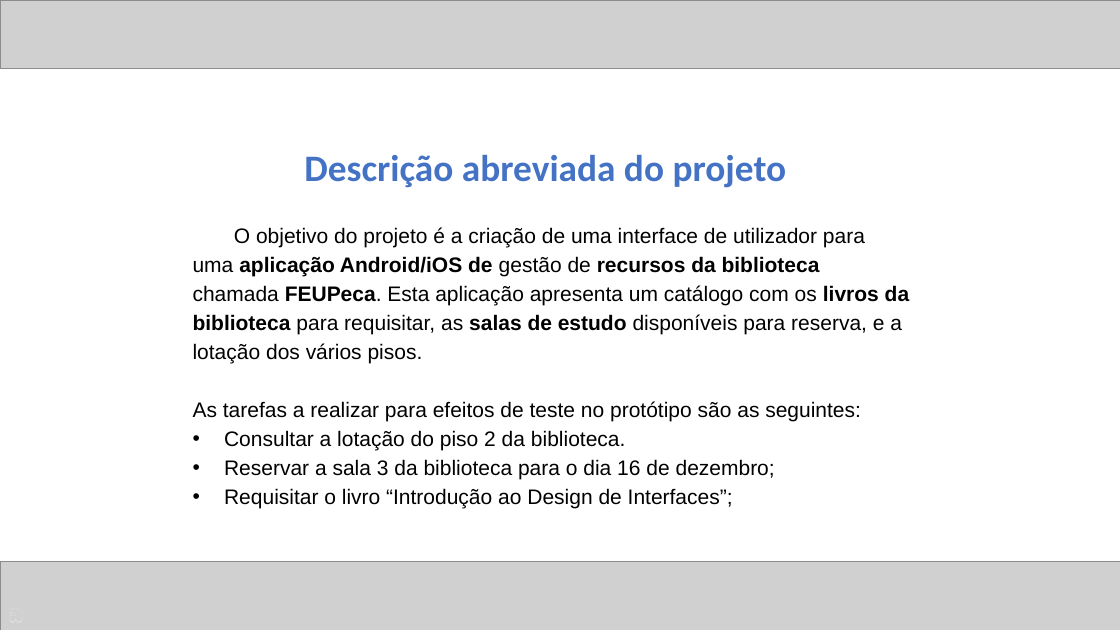
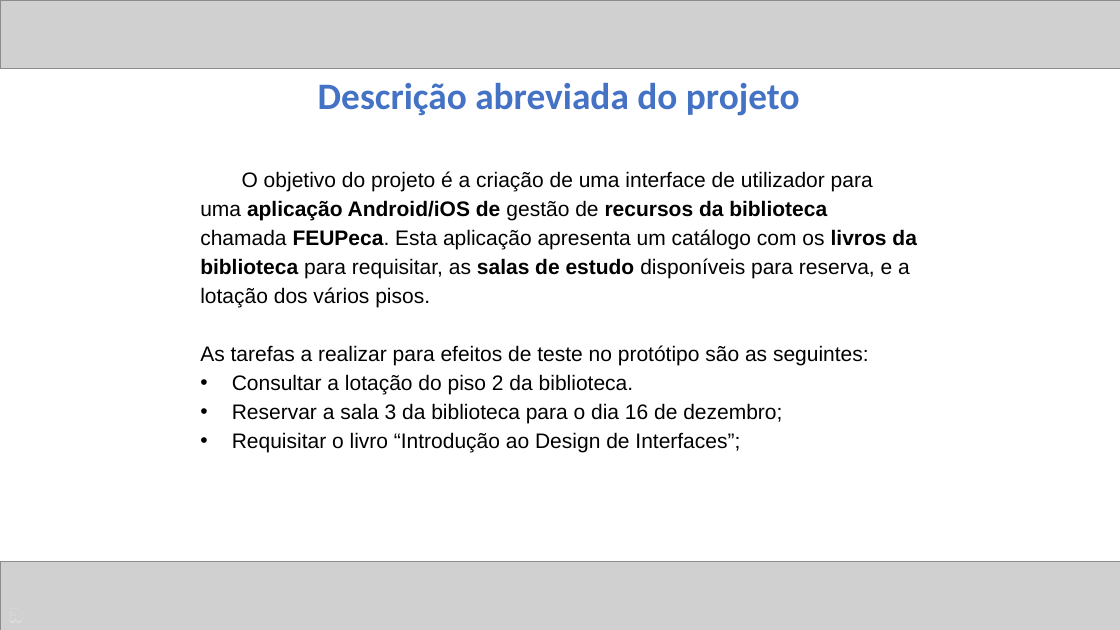
Before and after one commit to ICWeiner/FEUP-IPC, a slide deck: slide 2 of phase3/ipc-phase3-presentation-T07-G3-FEUPeca.pptx. Drawn at 1120x630 pixels with LibreOffice and Linux fonts; fonts in the diff are those of the drawing; grey boxes stand for pictures. Boxes give left, top, right and bottom in pixels: in the first picture for what was removed or moved away, otherwise in the second. Text is boxed around its words. In the diff, an @@ line names an element or a change of style, - is before the commit and + after.

```diff
--- a/phase3/ipc-phase3-presentation-T07-G3-FEUPeca.pptx
+++ b/phase3/ipc-phase3-presentation-T07-G3-FEUPeca.pptx
@@ text "Descrição abreviada do projeto" moved from (x1=304, y1=155, x2=787, y2=188) to (x1=318, y1=83, x2=800, y2=116) @@
@@ text "O objetivo do projeto é ..." moved from (x1=193, y1=227, x2=909, y2=508) to (x1=200, y1=171, x2=916, y2=452) @@
```
Also in this commit, not shown: 7 other slides changed.
